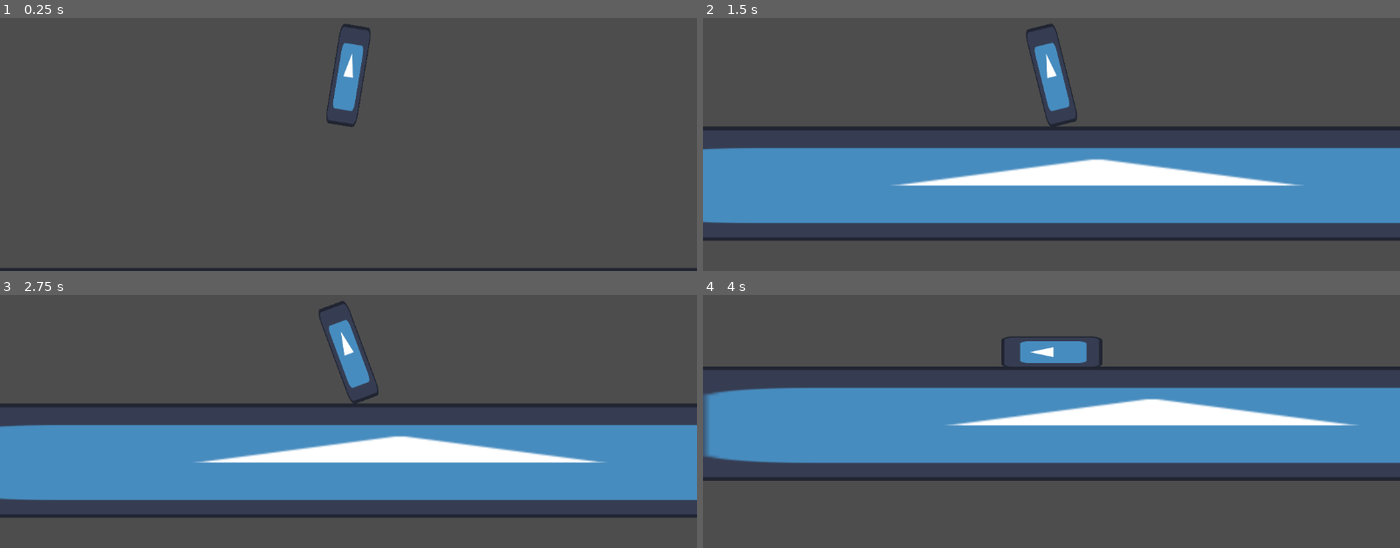
Above: before the commit, frames 1-4 (two rows, left to right).
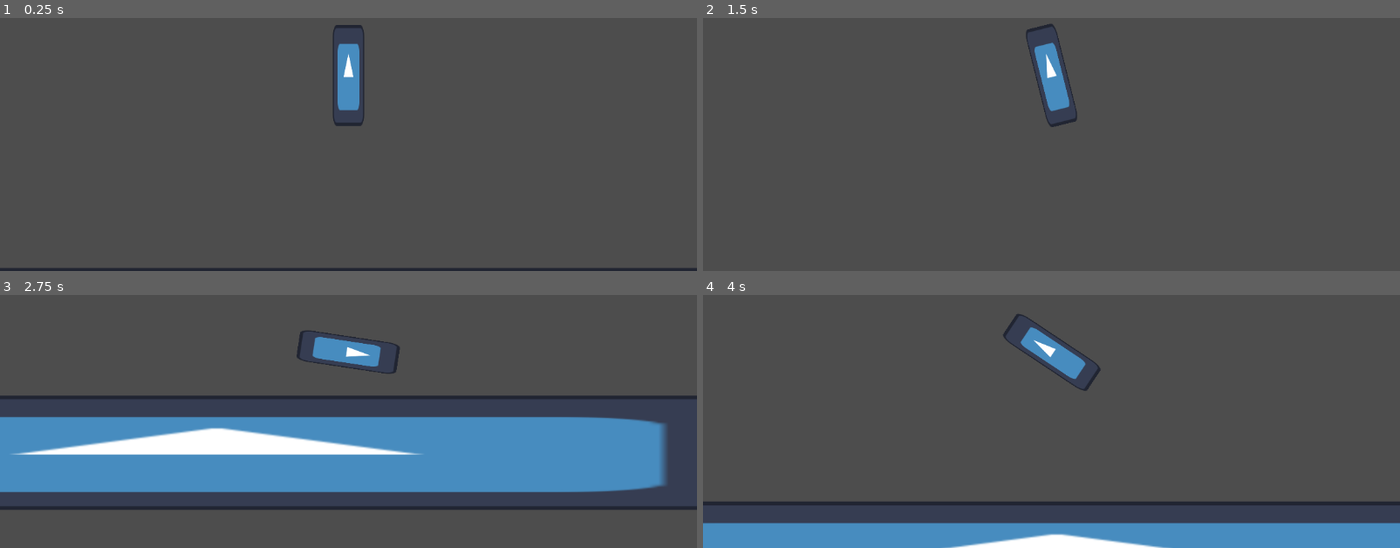
Above: after the commit, the same moments.

Repository: Someone-That/Getaway-Shooting
Game: Godot game, scene res://Scenes/main.tscn
The game is run twice, just before and just after one commit, with the same random seed, the same clock (stepped at 60 frames per second) and the same inputs. The engine's default icon, where the game draws it, is replaced by a stand-in: a white triangle on a blue panel in a dark square.
Inputs:
- Up to frame 1 (0.25 s): no input
- Up to frame 2 (1.5 s): hold E (p1right) 0.53-1.28 s; tap R (p1use) at 0.6, 1.35 s; hold W (p1left) from 1.28 s (still down)
- Up to frame 3 (2.75 s): release W (p1left) at 2.03 s; hold E (p1right) from 2.03 s (still down); tap R (p1use) at 2.1 s
- Up to frame 4 (4 s): tap R (p1use) at 2.85, 3.6 s; release E (p1right) at 3.53 s; hold W (p1left) from 3.53 s (still down)

The runs differ from the first frame. In frame 1, 0.6% of the frame differs, in the area x 46-54%, y 2-44%; in frame 2, 33%; in frame 3, 21%; in frame 4, 46%, in the area x 0-100%, y 7-100%.

Commit message:
scuffed movement

Diff:
--- a/Scenes/character.tscn
+++ b/Scenes/character.tscn
@@ -7,7 +7,9 @@
 size = Vector2(50, 166)
 
 [node name="RigidBody2D" type="RigidBody2D"]
-rotation = 0.162426
+center_of_mass_mode = 1
+center_of_mass = Vector2(0, 85)
+linear_velocity = Vector2(300, 0)
 script = ExtResource("1_3ra8w")
 metadata/_edit_group_ = true
 
--- a/Scenes/main.tscn
+++ b/Scenes/main.tscn
@@ -21,4 +21,3 @@
 
 [node name="character" parent="." instance=ExtResource("2_hydm3")]
 position = Vector2(561, 40)
-gravity_scale = 1.0
--- a/Scripts/character.gd
+++ b/Scripts/character.gd
@@ -1,5 +1,6 @@
 extends RigidBody2D
 
+var sensitivity = 180
 
 # Called when the node enters the scene tree for the first time.
 func _ready():
@@ -8,4 +9,13 @@
 
 # Called every frame. 'delta' is the elapsed time since the previous frame.
 func _process(delta):
-	pass
+	if Input.is_action_pressed("p1left"):
+		angular_velocity = -sensitivity * delta
+	if Input.is_action_pressed("p1right"):
+		angular_velocity = sensitivity * delta
+
+	if Input.is_action_just_pressed("p1use"):
+		get_tree().reload_current_scene()
+
+	if Input.is_action_just_released("p1right") or Input.is_action_just_released("p1left"):
+		linear_velocity += -transform.y.normalized() * 500
